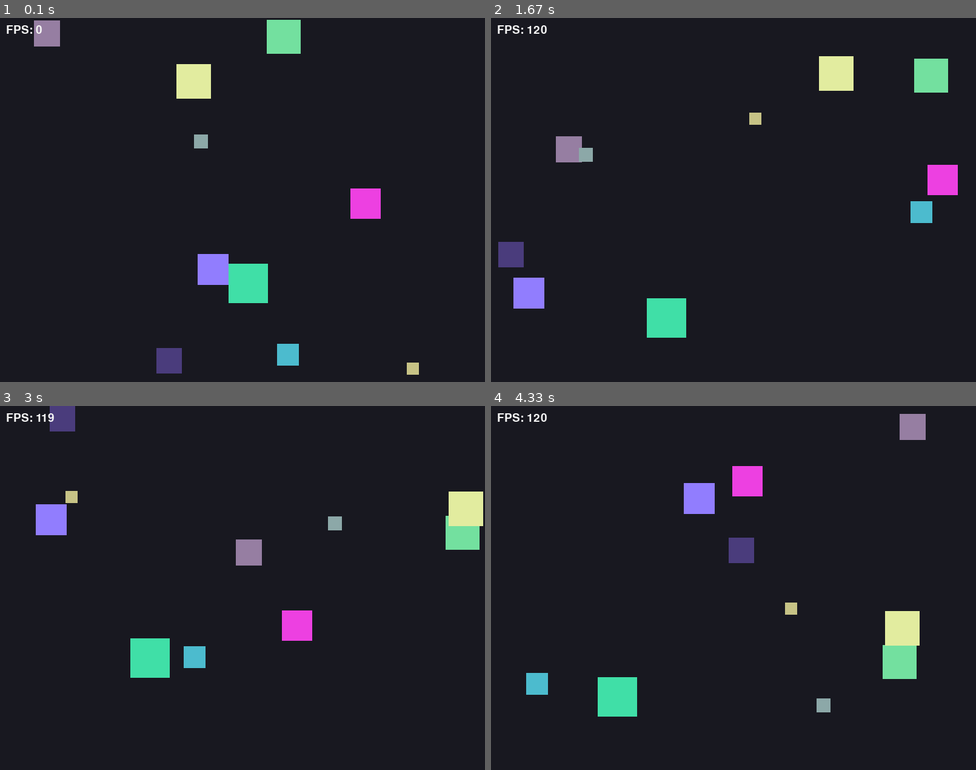
Above: before the commit, frames 1-4 (two rows, left to right).
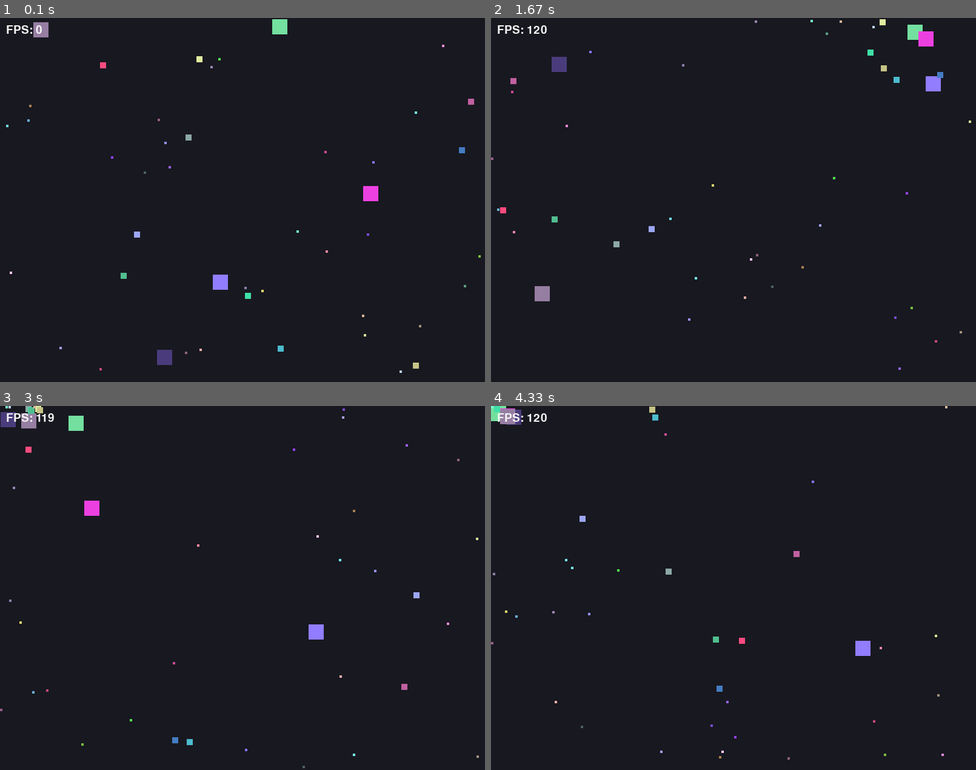
Above: after the commit, the same moments.

Repository: vtxsl/lab8-pygame
Game: pygame game, started from main.py
Same seed, same stepped clock (60 frames per second), same inputs: the game is played once before the commit and once after it.
Inputs:
- Up to frame 1 (0.1 s): no input
- Up to frame 2 (1.67 s): no input
- Up to frame 3 (3 s): no input
- Up to frame 4 (4.33 s): no input

The runs differ from the first frame. In frame 1, 4.2% of the frame differs, in the area x 1-100%, y 0-98%; in frame 2, 5.2%, in the area x 0-99%, y 0-97%; in frame 3, 5.1%; in frame 4, 5.1%.

Commit message:
exam: q1 - mix of squares

Diff:
--- a/main.py
+++ b/main.py
@@ -48,8 +48,9 @@
     def draw(self, surface: pygame.Surface) -> None:
         pygame.draw.rect(surface, self.color, self.rect)
 
-def random_square(existing: list[Square]) -> Square:
-    size = random.randint(SIZE_MIN, SIZE_MAX)
+def random_square(existing: list[Square], newsize) -> Square:
+    size = newsize
+    # size = random.randint(SIZE_MIN, SIZE_MAX)
 
     size_factor = (size - SIZE_MIN) / (SIZE_MAX - SIZE_MIN)
     local_max = int(GLOBAL_MAX_SPEED - (size_factor * (GLOBAL_MAX_SPEED - SPEED_MIN)))
@@ -133,10 +134,18 @@
             current.vx = (current.vx / mag) * local_max
             current.vy = (current.vy / mag) * local_max
 
-def create_squares() -> list[Square]:
-    squares: list[Square] = []
-    for _ in range(NUM_SQUARES):
-        squares.append(random_square(squares))
+# def create_squares() -> list[Square]:
+#     squares: list[Square] = []
+#     for _ in range(NUM_SQUARES):
+#         squares.append(random_square(squares))
+#     return squares
+
+def create_squares():
+    squares = []
+    configs = [[5, 25], [10, 10], [30, 4]]
+    for count, size in configs:
+        for _ in range(count):
+            squares.append(random_square(squares, size))
     return squares
 
 def draw_fps(surface: pygame.Surface, font: pygame.font.Font, clock: pygame.time.Clock) -> None:
@@ -165,11 +174,11 @@
             if square.update(WINDOW_WIDTH, WINDOW_HEIGHT, dt):
                 alive_squares.append(square)
             else:
-                alive_squares.append(random_square(alive_squares))
+                alive_squares.append(random_square(alive_squares, square.size))
 
         squares = alive_squares
 
-        resolve_square_collisions(squares)
+        # resolve_square_collisions(squares)
         apply_flee_behavior(squares, dt)
 
         screen.fill(COLOR_BG)
